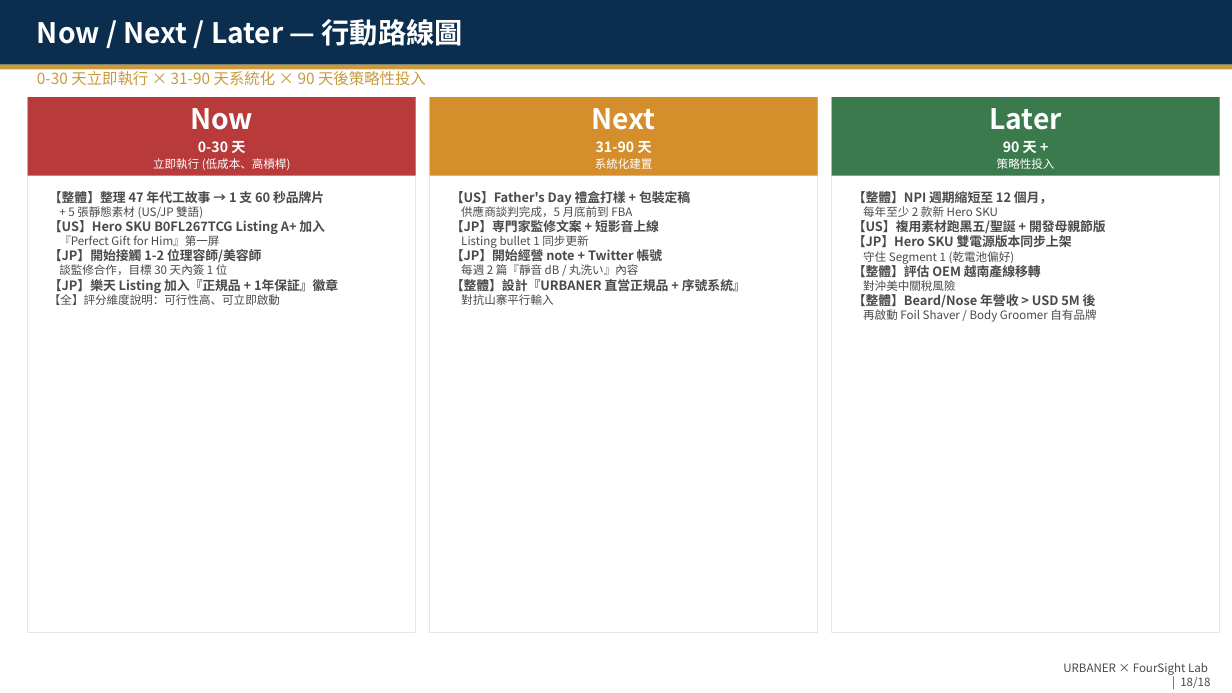
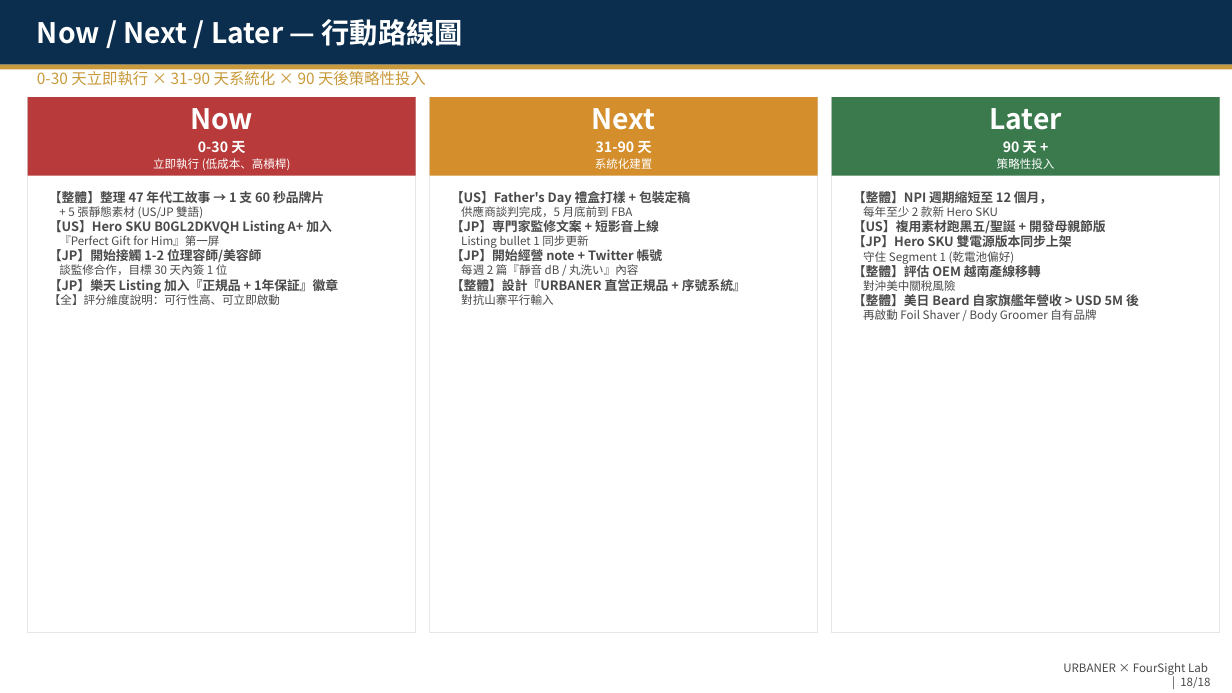
Before and after one commit to TimLai666/urbaner, a slide deck: slide 18 of output/URBANER_BMC_SWOT.pptx. Drawn at 1232x693 pixels with LibreOffice and Linux fonts; fonts in the diff are those of the drawing. Boxes give left, top, right and bottom in pixels: in the first picture for what was removed or moved away, otherwise in the second. Text is boxed around its words. In the diff, an @@ line names an element or a change of style, - is before the commit and + after.

```diff
--- a/output/URBANER_BMC_SWOT.pptx
+++ b/output/URBANER_BMC_SWOT.pptx
@@ text at (49,220,332,236): text changed @@
-【US】Hero SKU B0FL267TCG Listing A+ 加入
+【US】Hero SKU B0GL2DKVQH Listing A+ 加入
@@ text at (853,294,1139,310): text changed @@
-【整體】Beard/Nose 年營收 > USD 5M 後
+【整體】美日 Beard 自家旗艦年營收 > USD 5M 後
```
Also in this commit, not shown: 13 other slides changed, 1 other file.
